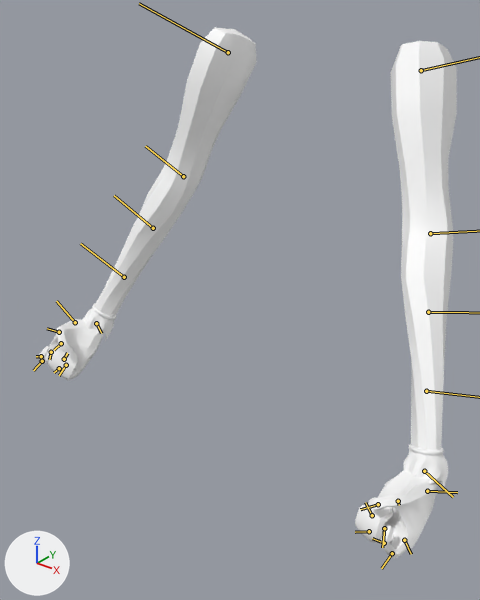
What one commit did to the FBX model Assets/Animations/CAZADOR/Cazador_Invisible.fbx.
The view is the same before and after, from a 50 mm lens placed at (0.692, -0.774, 0.101), pointed at (-0.013, 0.108, -0.446). Arrows for +X, +Y and +Z are at lower left; the lights stay in place. Both versions are drawn at frame 61 of the action 'Take 001'; the numbers are the values there. The bones that bend it are drawn over the model as lines.

Names of what the first picture shows: 'L_Bracelet', 'R_Arm', 'R_Bracelet'.
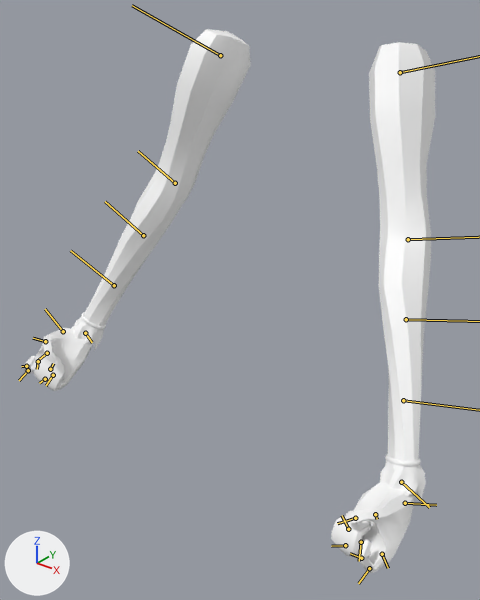
Where the change shows, as pixel boxes [x1, y1, x2, y2] in the pictures (480 x 600 px):
'R_Arm', posed: before [38, 27, 457, 558]; after [23, 29, 435, 573]
'L_Bracelet', posed: before [403, 444, 448, 487]; after [380, 454, 426, 499]
'R_Bracelet', posed: before [82, 303, 116, 341]; after [71, 312, 106, 351]
bone 'Arm_RIT', root to tip: before (228, 52) to (139, 3); after (220, 55) to (132, 5)

Diff of the bpy script that builds the scene:
```diff
--- a/Assets/Animations/CAZADOR/Cazador_Invisible.fbx.py
+++ b/Assets/Animations/CAZADOR/Cazador_Invisible.fbx.py
@@ bone_collarbone_lef @@
 bone_collarbone_lef = bpy.data.objects['Armature'].pose.bones['Collarbone_LEF']  # child of 'Pivot'
-bone_collarbone_lef.rotation_quaternion = (0.976, 0.094, -0.152, 0.127)  # degrees (9, -19, 13)
+bone_collarbone_lef.rotation_quaternion = (0.949, 0.164, -0.137, 0.234)  # degrees (15, -20, 25)
@@ bone_arm_lef @@
 bone_arm_lef = bpy.data.objects['Armature'].pose.bones['Arm_LEF']  # child of 'Collarbone_LEF'
-bone_arm_lef.rotation_quaternion = (0.547, -0.385, 0.704, -0.241)  # degrees (-111, 36, -97)
+bone_arm_lef.rotation_quaternion = (0.466, -0.433, 0.76, -0.132)  # degrees (49, 144, 76)
@@ bone_collarbone_rit @@
 bone_collarbone_rit = bpy.data.objects['Armature'].pose.bones['Collarbone_RIT']  # child of 'Pivot'
-bone_collarbone_rit.rotation_quaternion = (0.971, -0.102, 0.137, 0.168)  # degrees (-9, 17, 18)
+bone_collarbone_rit.rotation_quaternion = (0.939, -0.17, 0.123, 0.274)  # degrees (-15, 19, 30)
@@ bone_arm_rit @@
 bone_arm_rit = bpy.data.objects['Armature'].pose.bones['Arm_RIT']  # child of 'Collarbone_RIT'
-bone_arm_rit.rotation_quaternion = (0.517, 0.366, -0.732, -0.251)  # degrees (114, -35, -104)
+bone_arm_rit.rotation_quaternion = (0.439, 0.404, -0.789, -0.148)  # degrees (-46, -145, 69)
```
